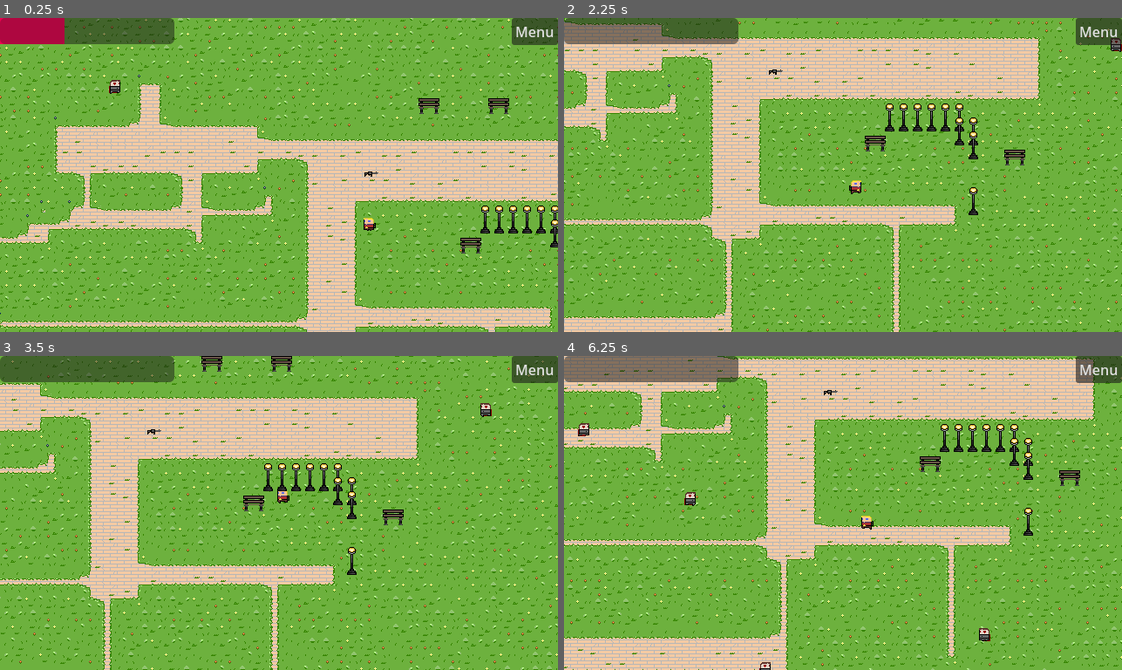
Above: before the commit, frames 1-4 (two rows, left to right).
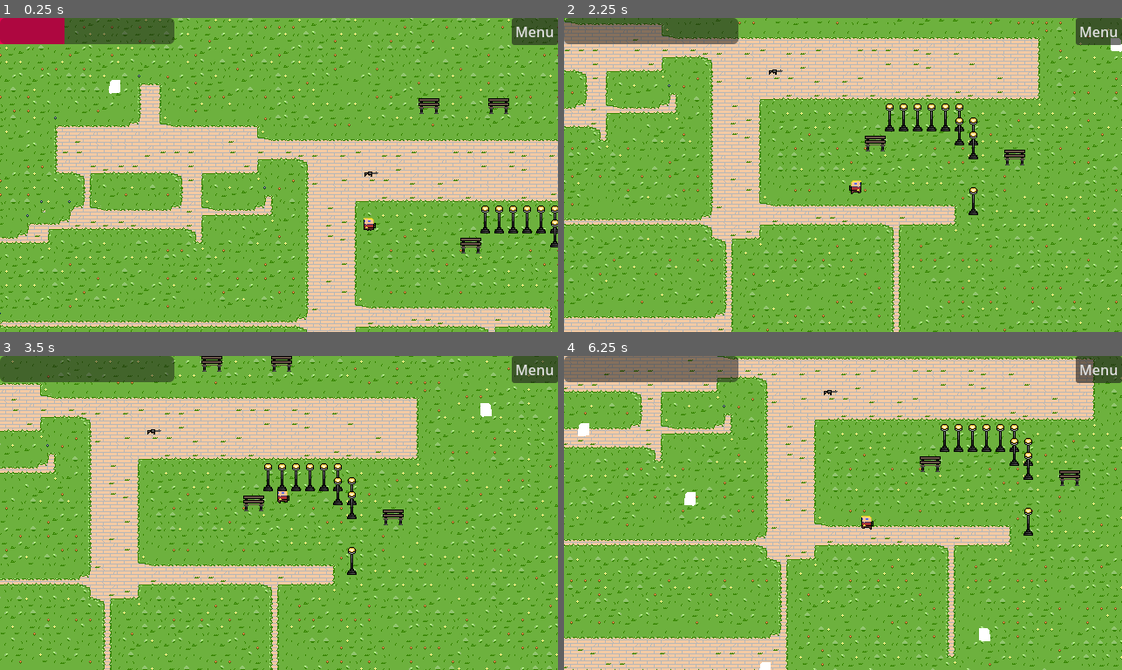
Above: after the commit, the same moments.

Repository: TheRubeThing/LudumDate54
Game: Godot game, scene res://Assets/Levels/Playgrounds/enemy_test.tscn
Same seed, same stepped clock (60 frames per second), same inputs: the game is played once before the commit and once after it.
Inputs (mouse positions are in pixels of both pictures, inside the frame that each line leads up to):
- Up to frame 1 (0.25 s): no input
- Up to frame 2 (2.25 s): move the mouse to (965, 159) at 0.52 s; hold D (D_right) 0.53-1.28 s; click (965, 159) at 0.6 s; move the mouse to (731, 190) at 1.27 s; hold S (S_down) 1.28-2.03 s; right-click (731, 190) at 1.35 s; move the mouse to (898, 105) at 2.02 s; hold D (D_right) from 2.03 s (still down); click (898, 105) at 2.1 s
- Up to frame 3 (3.5 s): move the mouse to (251, 575) at 2.77 s; release D (D_right) at 2.78 s; hold W (W_up) from 2.78 s (still down); right-click (251, 575) at 2.85 s; click (251, 575) at 2.92 s
- Up to frame 4 (6.25 s): move the mouse to (1010, 560) at 3.52 s; release W (W_up) at 3.53 s; hold A (A_left) 3.53-5.03 s; click (1010, 560) at 3.6 s; move the mouse to (675, 465) at 4.27 s; right-click (675, 465) at 4.35 s; move the mouse to (870, 513) at 5.02 s; hold S (S_down) 5.03-5.78 s; click (870, 513) at 5.1 s; move the mouse to (759, 434) at 5.77 s; hold D (D_right) from 5.78 s (still down); right-click (759, 434) at 5.85 s

The runs differ from the first frame. In frame 1, less than 0.1% of the frame differs, in the area x 19-22%, y 19-25%; in frame 2, less than 0.1%; in frame 3, less than 0.1%; in frame 4, 0.3%, in the area x 2-77%, y 21-100%.

Commit message:
Added splatter

Diff:
--- /dev/null
+++ b/Assets/Enteties/Splatter.gd
@@ -0,0 +1,11 @@
+extends AnimatedSprite2D
+
+
+# Called when the node enters the scene tree for the first time.
+func _ready():
+	play("default")
+
+
+func _on_animation_finished():
+	stop()
+	self.queue_free()
--- a/Assets/Enteties/enemy.tscn
+++ b/Assets/Enteties/enemy.tscn
@@ -1,16 +1,23 @@
-[gd_scene load_steps=15 format=3 uid="uid://ca5umakj6jbdd"]
+[gd_scene load_steps=21 format=3 uid="uid://ca5umakj6jbdd"]
 
 [ext_resource type="Script" path="res://Assets/Scripts/enemy.gd" id="1_43sha"]
 [ext_resource type="Script" path="res://Assets/Enteties/CloseGuyBrain.gd" id="3_vj3i5"]
+[ext_resource type="Shader" path="res://Assets/Shaders/flashShader.gdshader" id="4_csmh5"]
 [ext_resource type="Texture2D" uid="uid://d0e073t15tnav" path="res://Assets/Sprites/Sprite Sheets/Arg_Sheet.png" id="4_e676d"]
 [ext_resource type="Script" path="res://Assets/Scripts/DetectionRange.gd" id="4_enc4k"]
 [ext_resource type="Script" path="res://Assets/Scripts/HitBox.gd" id="5_3o3dc"]
+[ext_resource type="Script" path="res://Assets/Enteties/FlashAnimationPlayer.gd" id="6_8xy8p"]
 [ext_resource type="Script" path="res://Assets/Scripts/Stats.gd" id="6_ucqvr"]
 
 [sub_resource type="RectangleShape2D" id="RectangleShape2D_3dene"]
 
 [sub_resource type="CircleShape2D" id="CircleShape2D_qcrug"]
 radius = 114.945
+
+[sub_resource type="ShaderMaterial" id="ShaderMaterial_2ewyt"]
+resource_local_to_scene = true
+shader = ExtResource("4_csmh5")
+shader_parameter/active = true
 
 [sub_resource type="AtlasTexture" id="AtlasTexture_wi283"]
 atlas = ExtResource("4_e676d")
@@ -48,6 +55,43 @@
 "speed": 5.0
 }]
 
+[sub_resource type="Animation" id="Animation_5wafl"]
+resource_name = "Flash"
+length = 4.0
+tracks/0/type = "value"
+tracks/0/imported = false
+tracks/0/enabled = true
+tracks/0/path = NodePath(".:material:shader_parameter/active")
+tracks/0/interp = 1
+tracks/0/loop_wrap = true
+tracks/0/keys = {
+"times": PackedFloat32Array(0, 1, 2, 3),
+"transitions": PackedFloat32Array(1, 1, 1, 1),
+"update": 1,
+"values": [true, false, true, false]
+}
+
+[sub_resource type="Animation" id="Animation_ch281"]
+length = 0.001
+tracks/0/type = "value"
+tracks/0/imported = false
+tracks/0/enabled = true
+tracks/0/path = NodePath(".:material:shader_parameter/active")
+tracks/0/interp = 1
+tracks/0/loop_wrap = true
+tracks/0/keys = {
+"times": PackedFloat32Array(0),
+"transitions": PackedFloat32Array(1),
+"update": 1,
+"values": [true]
+}
+
+[sub_resource type="AnimationLibrary" id="AnimationLibrary_i21ui"]
+_data = {
+"Flash": SubResource("Animation_5wafl"),
+"RESET": SubResource("Animation_ch281")
+}
+
 [sub_resource type="RectangleShape2D" id="RectangleShape2D_6e77v"]
 
 [node name="Enemy" type="CharacterBody2D" groups=["ENEMIES"]]
@@ -68,10 +112,18 @@
 
 [node name="Sprite" type="AnimatedSprite2D" parent="."]
 texture_filter = 1
+material = SubResource("ShaderMaterial_2ewyt")
 sprite_frames = SubResource("SpriteFrames_tbc8u")
 animation = &"new_animation"
 frame = 3
 frame_progress = 0.451446
+
+[node name="AnimationPlayer" type="AnimationPlayer" parent="Sprite"]
+speed_scale = 20.0
+libraries = {
+"": SubResource("AnimationLibrary_i21ui")
+}
+script = ExtResource("6_8xy8p")
 
 [node name="HitBox" type="Area2D" parent="."]
 script = ExtResource("5_3o3dc")
@@ -88,3 +140,4 @@
 [connection signal="body_exited" from="DetectionRange" to="Brain" method="_on_detection_range_body_exited"]
 [connection signal="area_entered" from="HitBox" to="HitBox" method="_on_area_entered"]
 [connection signal="hit" from="HitBox" to="." method="_on_hit_box_hit"]
+[connection signal="hit" from="HitBox" to="Sprite/AnimationPlayer" method="_on_hit_box_hit"]
--- /dev/null
+++ b/Assets/FX/splatter.tscn
@@ -0,0 +1,47 @@
+[gd_scene load_steps=8 format=3 uid="uid://cxmlvh4ohp3a7"]
+
+[ext_resource type="Texture2D" uid="uid://veuhfo1fylak" path="res://Assets/Sprites/Sprite Sheets/BloodThing_Sheet.png" id="1_x6d7q"]
+[ext_resource type="Script" path="res://Assets/Enteties/Splatter.gd" id="2_tmbrw"]
+
+[sub_resource type="AtlasTexture" id="AtlasTexture_0nu2m"]
+atlas = ExtResource("1_x6d7q")
+region = Rect2(0, 0, 16, 16)
+
+[sub_resource type="AtlasTexture" id="AtlasTexture_18b6n"]
+atlas = ExtResource("1_x6d7q")
+region = Rect2(16, 0, 16, 16)
+
+[sub_resource type="AtlasTexture" id="AtlasTexture_11vyo"]
+atlas = ExtResource("1_x6d7q")
+region = Rect2(32, 0, 16, 16)
+
+[sub_resource type="AtlasTexture" id="AtlasTexture_s4yvc"]
+atlas = ExtResource("1_x6d7q")
+region = Rect2(48, 0, 16, 16)
+
+[sub_resource type="SpriteFrames" id="SpriteFrames_kxkfu"]
+animations = [{
+"frames": [{
+"duration": 1.0,
+"texture": SubResource("AtlasTexture_0nu2m")
+}, {
+"duration": 1.0,
+"texture": SubResource("AtlasTexture_18b6n")
+}, {
+"duration": 1.0,
+"texture": SubResource("AtlasTexture_11vyo")
+}, {
+"duration": 1.0,
+"texture": SubResource("AtlasTexture_s4yvc")
+}],
+"loop": false,
+"name": &"default",
+"speed": 30.0
+}]
+
+[node name="Splatter" type="AnimatedSprite2D"]
+texture_filter = 1
+sprite_frames = SubResource("SpriteFrames_kxkfu")
+script = ExtResource("2_tmbrw")
+
+[connection signal="animation_finished" from="." to="." method="_on_animation_finished"]
--- a/Assets/Scripts/enemy.gd
+++ b/Assets/Scripts/enemy.gd
@@ -9,6 +9,8 @@
 var flipped_sprite: bool
 var pushback_velocity = Vector2(0,0)
 var player
+
+var splatter_scene = preload("res://Assets/FX/splatter.tscn")
 
 # Called when the node enters the scene tree for the first time.
 func _ready():
@@ -40,4 +42,7 @@
 
 func _on_hit_box_hit(dmg_amount, dmg_pos):
 	var recoil_dir = (position - dmg_pos).normalized()
+	var splatter = splatter_scene.instantiate()
+	splatter.position = dmg_pos
+	get_parent().add_child(splatter)
 	_recoil(recoil_dir, dmg_amount)
